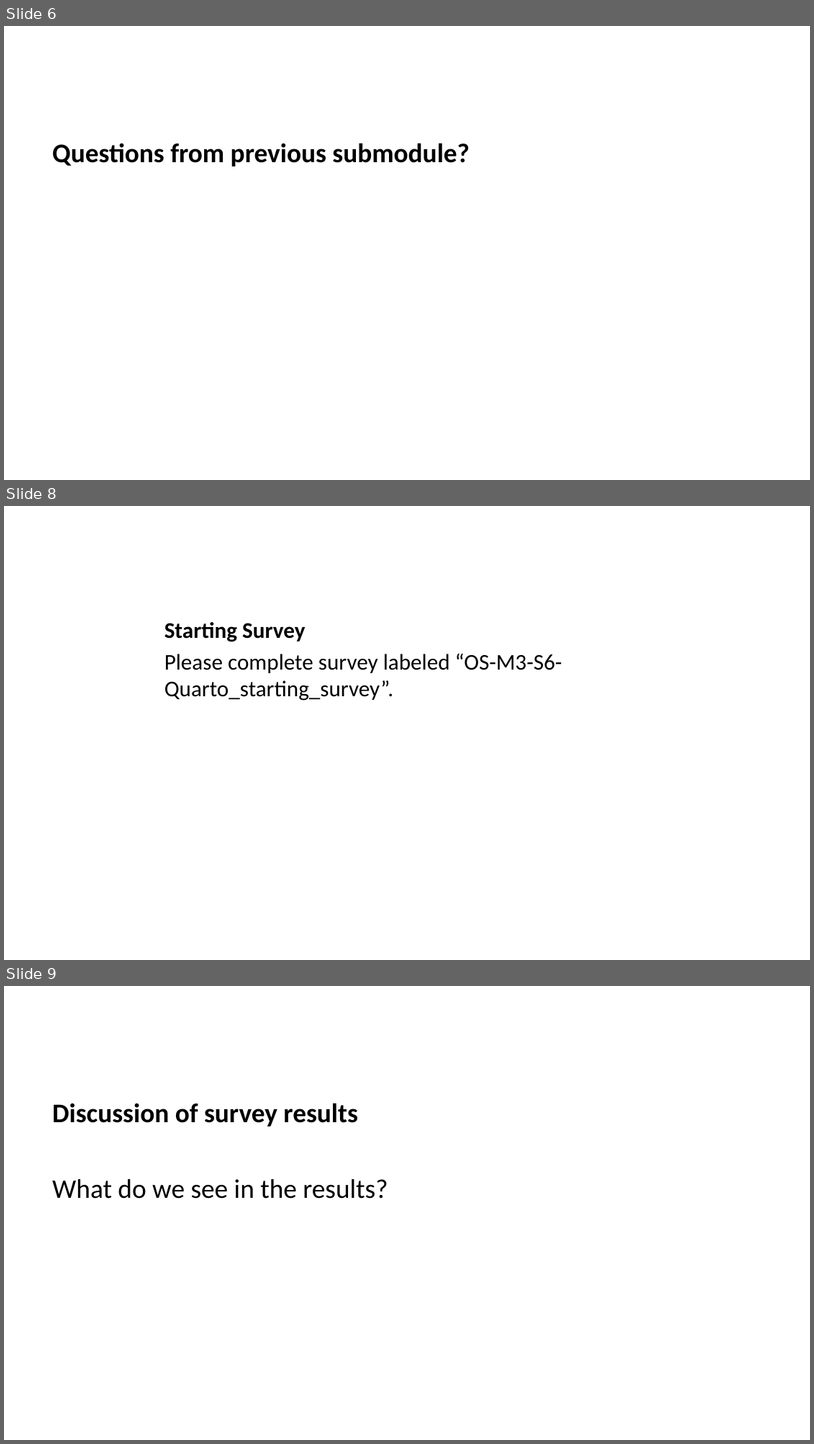
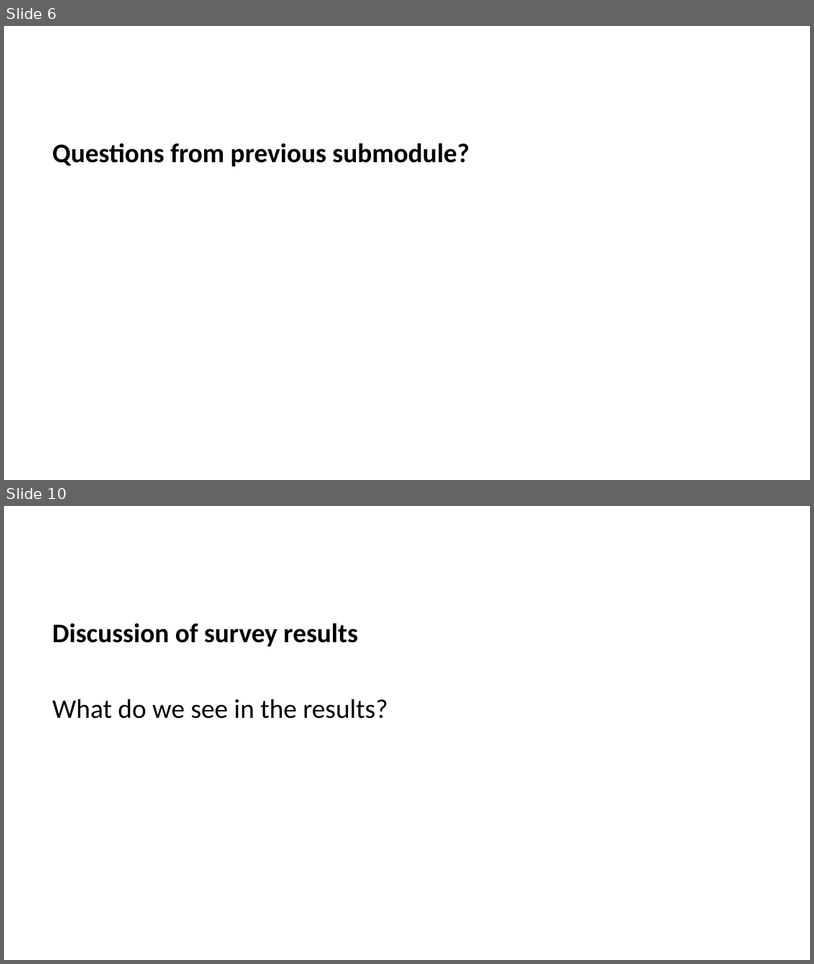
Before and after one commit to lmu-osc/train-the-trainer-student-track-OS, a slide deck: materials/OS-M3/OS-M3-S6-Quarto/OS-M3-S6-Quarto-slides.pptx. Shown one above the other, each under a label of ours: slides 6, 8 and 9 before the commit, slides 6 and 10 after it; the slides between them are not shown. The pictures are 814x1444 and 814x964 pixels, drawn with LibreOffice and Linux fonts; fonts in the diff are those of the drawing. Boxes give left, top, right and bottom in pixels: in the first picture for what was removed or moved away, otherwise in the second. Text is boxed around its words. In the diff, an @@ line names an element or a change of style, - is before the commit and + after.

```diff
--- a/materials/OS-M3/OS-M3-S6-Quarto/OS-M3-S6-Quarto-slides.pptx
+++ b/materials/OS-M3/OS-M3-S6-Quarto/OS-M3-S6-Quarto-slides.pptx
@@ slide 8 removed at box(4, 506, 810, 960), background #FFFFFF @@
@@ text removed at box(165, 622, 563, 700) @@
-Starting Survey
-Please complete survey labeled “OS-M3-S6-Quarto_starting_survey”.
@@ what was slide 9 is now slide 10 @@
```
Also in this commit, not shown: 5 slides changed, 12 slides added, 4 other slides removed, 30 other files.
